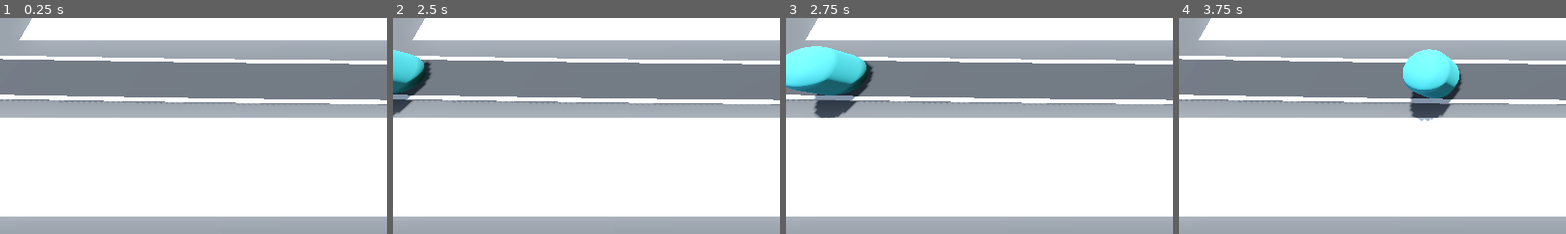
Above: before the commit, frames 1-4 (left to right).
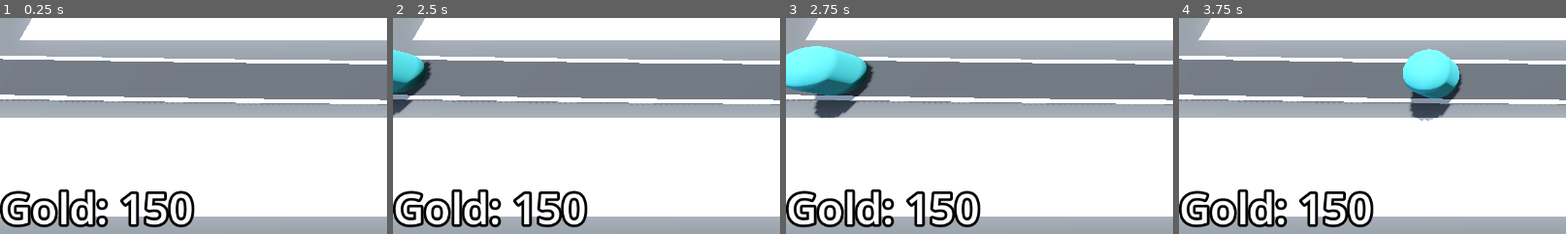
Above: after the commit, the same moments.

Repository: roomno17/Barbarian-Blaster
Game: Godot game, scene res://base_level.tscn
The game is run twice, just before and just after one commit, with the same random seed, the same clock (stepped at 60 frames per second) and the same inputs.
Inputs (mouse positions are % of the whole screen's width and height, from its top left):
- Up to frame 1 (0.25 s): no input
- Up to frame 2 (2.5 s): tap Enter at 0.5, 2 s; move the mouse to (72, 45) at 0.52 s; click (72, 45) at 0.6 s; tap Space at 1.25 s; move the mouse to (30, 55) at 1.27 s; click (30, 55) at 1.35 s; move the mouse to (60, 28) at 2.02 s; click (60, 28) at 2.1 s
- Up to frame 3 (2.75 s): no input
- Up to frame 4 (3.75 s): move the mouse to (45, 70) at 2.77 s; click (45, 70) at 2.85 s; move the mouse to (80, 65) at 3.52 s; click (80, 65) at 3.6 s
The pictures show only the part of the screen within x 0-50%, y 50-100%; the shares and areas given below are measured in that part.

The runs differ from the first frame. In frame 1, 4.6% of the frame differs, in the area x 0-51%, y 79-97%; in frame 2, 4.6%; in frame 3, 4.6%; in frame 4, 4.6%.

Commit message:
added gold

Diff:
--- /dev/null
+++ b/bank.gd
@@ -0,0 +1 @@
+extends MarginContainer
--- a/base_level.tscn
+++ b/base_level.tscn
@@ -36,6 +36,11 @@
 
 [sub_resource type="StandardMaterial3D" id="StandardMaterial3D_eesb3"]
 albedo_color = Color(0.75819176, 0.7581918, 0.75819165, 1)
+
+[sub_resource type="LabelSettings" id="LabelSettings_2elnx"]
+font_size = 64
+outline_size = 16
+outline_color = Color(0, 0, 0, 1)
 
 [node name="BaseLevel" type="Node3D"]
 
@@ -127,4 +132,16 @@
 turret = ExtResource("6_2elnx")
 enemy_path = NodePath("../Path3D")
 
+[node name="Bank" type="MarginContainer" parent="."]
+offset_right = 1152.0
+offset_bottom = 648.0
+mouse_filter = 2
+
+[node name="Label" type="Label" parent="Bank"]
+layout_mode = 2
+size_flags_horizontal = 0
+size_flags_vertical = 8
+text = "Gold: 150"
+label_settings = SubResource("LabelSettings_2elnx")
+
 [connection signal="timeout" from="Path3D/Timer" to="Path3D" method="_on_timer_timeout"]
Not shown, added: bank.gd.uid
Not shown: 1 places in base_level.tscn that only renumber resources
